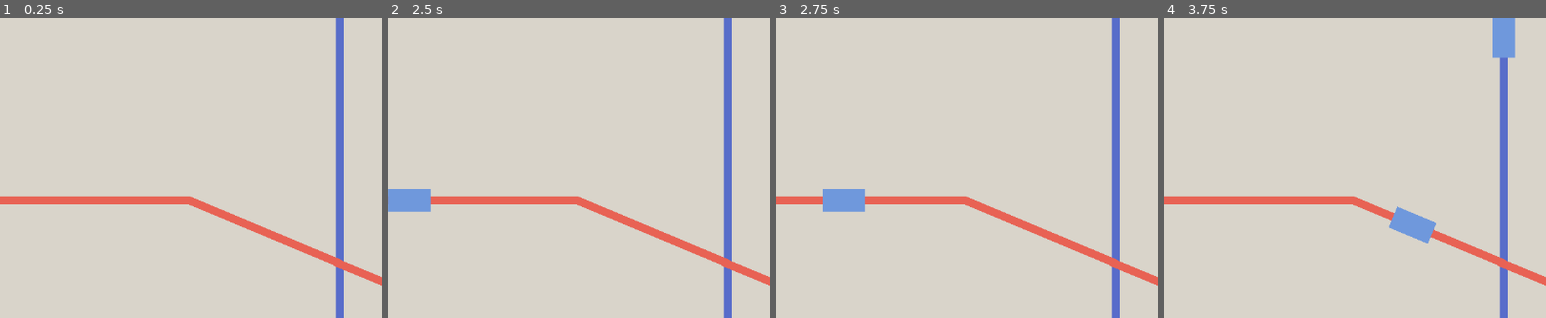
Above: before the commit, frames 1-4 (left to right).
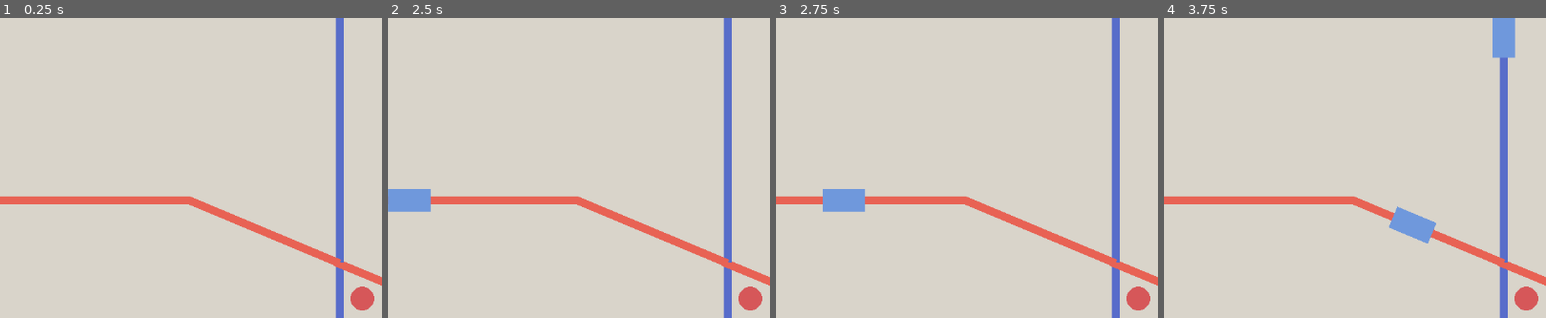
Above: after the commit, the same moments.

Repository: derukaeru/switchyard
Game: Godot game, scene res://src/scenes/main/main.tscn
Same seed, same stepped clock (60 frames per second), same inputs: the game is played once before the commit and once after it.
Inputs:
- Up to frame 1 (0.25 s): no input
- Up to frame 2 (2.5 s): tap Enter at 0.5, 2 s; hold Right 0.53-1.28 s; tap Alt at 0.6, 2.1 s; tap Space at 1.25 s; hold Down 1.28-2.03 s; tap Shift at 1.35 s; hold Right from 2.03 s (still down)
- Up to frame 3 (2.75 s): keep holding Right
- Up to frame 4 (3.75 s): release Right at 2.78 s; hold Up 2.78-3.53 s; tap Shift at 2.85 s; hold Left from 3.53 s (still down); tap Alt at 3.6 s
The pictures show only the part of the screen within x 6-56%, y 14-64%; the shares and areas given below are measured in that part.

The runs differ from the first frame. In frame 1, 0.4% of the frame differs, in the area x 89-98%, y 80-98%; in frame 2, 0.4%; in frame 3, 0.4%; in frame 4, 0.4%.

Commit message:
feat: fixed rail switching

Diff:
--- a/src/scenes/maps/level_1.tscn
+++ b/src/scenes/maps/level_1.tscn
@@ -4,7 +4,20 @@
 [ext_resource type="PackedScene" uid="uid://cbe6816t855is" path="res://src/scenes/objects/train.tscn" id="1_pfttx"]
 [ext_resource type="Script" uid="uid://cuym172wt4qwo" path="res://src/scripts/components/rail.gd" id="2_5qwrs"]
 [ext_resource type="Script" uid="uid://bg601bgnlfut0" path="res://src/scripts/components/rail_label.gd" id="4_46tth"]
+[ext_resource type="PackedScene" uid="uid://ccarek0jljrpr" path="res://src/scenes/objects/switch.tscn" id="5_ju8f6"]
 [ext_resource type="Script" uid="uid://dp8ggqt5j2ynj" path="res://src/scripts/components/junction.gd" id="6_ju8f6"]
+
+[sub_resource type="Curve2D" id="Curve2D_h8pal"]
+_data = {
+"points": PackedVector2Array(0, 0, 0, 0, 580, 493, 0, 0, 0, 0, 580, 1025)
+}
+point_count = 2
+
+[sub_resource type="Curve2D" id="Curve2D_ju8f6"]
+_data = {
+"points": PackedVector2Array(0, 0, 0, 0, 573, 493, 0, 0, 0, 0, 747, 565, 0, 0, 0, 0, 1279, 562)
+}
+point_count = 3
 
 [sub_resource type="Curve2D" id="Curve2D_m0mif"]
 _data = {
@@ -12,21 +25,9 @@
 }
 point_count = 2
 
-[sub_resource type="Curve2D" id="Curve2D_h8pal"]
-_data = {
-"points": PackedVector2Array(0, 0, 0, 0, 580, 493, 0, 0, 0, 0, 580, 1025)
-}
-point_count = 2
-
 [sub_resource type="Curve2D" id="Curve2D_5qwrs"]
 _data = {
 "points": PackedVector2Array(0, 0, 0, 0, -600, 400, 0, 0, 0, 0, 353, 400, 0, 0, 0, 0, 580, 495)
-}
-point_count = 3
-
-[sub_resource type="Curve2D" id="Curve2D_ju8f6"]
-_data = {
-"points": PackedVector2Array(0, 0, 0, 0, 573, 493, 0, 0, 0, 0, 747, 565, 0, 0, 0, 0, 1279, 562)
 }
 point_count = 3
 
@@ -41,6 +42,18 @@
 
 [node name="tracks" type="Node2D" parent="." unique_id=755398829]
 
+[node name="Rail3" type="Path2D" parent="tracks" unique_id=304619894]
+curve = SubResource("Curve2D_h8pal")
+script = ExtResource("2_5qwrs")
+metadata/_custom_type_script = "uid://cuym172wt4qwo"
+
+[node name="Rail4" type="Path2D" parent="tracks" unique_id=875992632]
+curve = SubResource("Curve2D_ju8f6")
+script = ExtResource("2_5qwrs")
+rail_color = Color(0.9098039, 0.38431373, 0.32941177, 1)
+id = 2
+metadata/_custom_type_script = "uid://cuym172wt4qwo"
+
 [node name="Rail" type="Path2D" parent="tracks" unique_id=2118364005 node_paths=PackedStringArray("end_junction")]
 curve = SubResource("Curve2D_m0mif")
 script = ExtResource("2_5qwrs")
@@ -51,11 +64,6 @@
 [node name="train" parent="tracks/Rail" unique_id=1286344413 instance=ExtResource("1_pfttx")]
 position = Vector2(580, -447)
 rotation = 1.5707964
-
-[node name="Rail3" type="Path2D" parent="tracks" unique_id=304619894]
-curve = SubResource("Curve2D_h8pal")
-script = ExtResource("2_5qwrs")
-metadata/_custom_type_script = "uid://cuym172wt4qwo"
 
 [node name="Rail2" type="Path2D" parent="tracks" unique_id=609968600 node_paths=PackedStringArray("end_junction")]
 curve = SubResource("Curve2D_5qwrs")
@@ -69,18 +77,18 @@
 position = Vector2(-600, 400)
 speed = 280
 
-[node name="Rail4" type="Path2D" parent="tracks" unique_id=875992632]
-curve = SubResource("Curve2D_ju8f6")
-script = ExtResource("2_5qwrs")
-rail_color = Color(0.9098039, 0.38431373, 0.32941177, 1)
-id = 2
-metadata/_custom_type_script = "uid://cuym172wt4qwo"
-
 [node name="Junction" type="Node2D" parent="tracks" unique_id=284340649 node_paths=PackedStringArray("rails")]
 position = Vector2(580, 495)
 script = ExtResource("6_ju8f6")
 rails = [NodePath("../Rail3"), NodePath("../Rail4")]
 metadata/_custom_type_script = "uid://dp8ggqt5j2ynj"
+
+[node name="switch" parent="tracks" unique_id=1893497379 node_paths=PackedStringArray("junction") instance=ExtResource("5_ju8f6")]
+offset_left = 590.0
+offset_top = 524.0
+offset_right = 638.0
+offset_bottom = 572.0
+junction = NodePath("../Junction")
 
 [node name="labels" type="Control" parent="." unique_id=302543939]
 layout_mode = 3
--- /dev/null
+++ b/src/scenes/objects/switch.gd
@@ -0,0 +1,5 @@
+class_name Switch extends TextureButton
+@export var junction: Junction
+
+func _on_pressed() -> void:
+	junction.switch_track()
--- a/src/scenes/objects/switch.tscn
+++ b/src/scenes/objects/switch.tscn
@@ -1,6 +1,12 @@
 [gd_scene format=3 uid="uid://ccarek0jljrpr"]
 
-[node name="switch" type="Button" unique_id=186754376]
-offset_right = 8.0
-offset_bottom = 8.0
-flat = true
+[ext_resource type="Script" uid="uid://b028tipn8kf0b" path="res://src/scenes/objects/switch.gd" id="1_cqamq"]
+[ext_resource type="Texture2D" uid="uid://captwa1xgd07c" path="res://src/assets/sprites/objects/switch.png" id="2_73osu"]
+
+[node name="switch" type="TextureButton" unique_id=831432752]
+offset_right = 48.0
+offset_bottom = 48.0
+texture_normal = ExtResource("2_73osu")
+script = ExtResource("1_cqamq")
+
+[connection signal="pressed" from="." to="." method="_on_pressed"]
Binary file added: src/assets/sprites/objects/switch.aseprite
Binary file added: src/assets/sprites/objects/switch.png
Not shown, added: src/assets/sprites/objects/switch.png.import
Not shown, added: src/scenes/objects/switch.gd.uid
